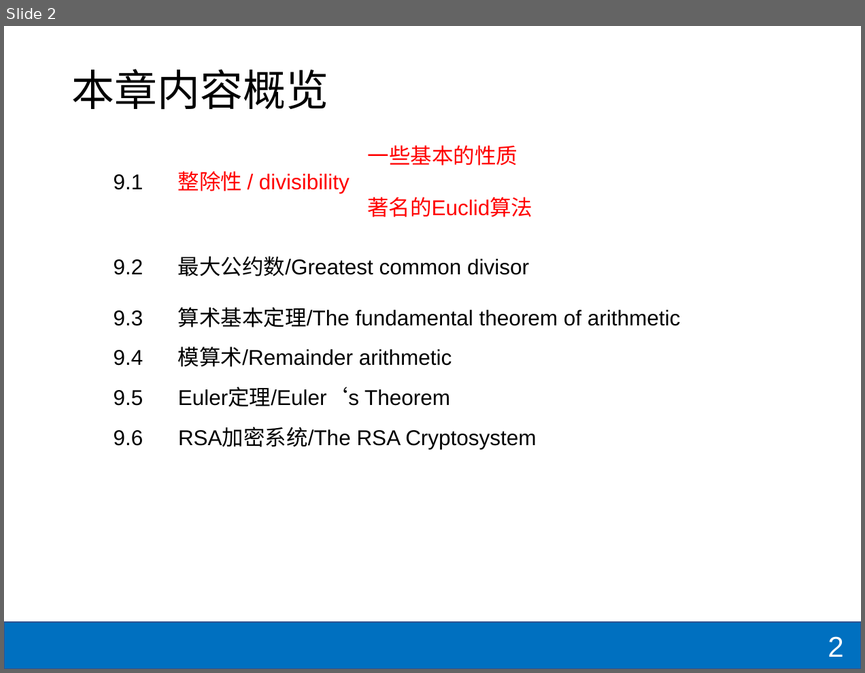
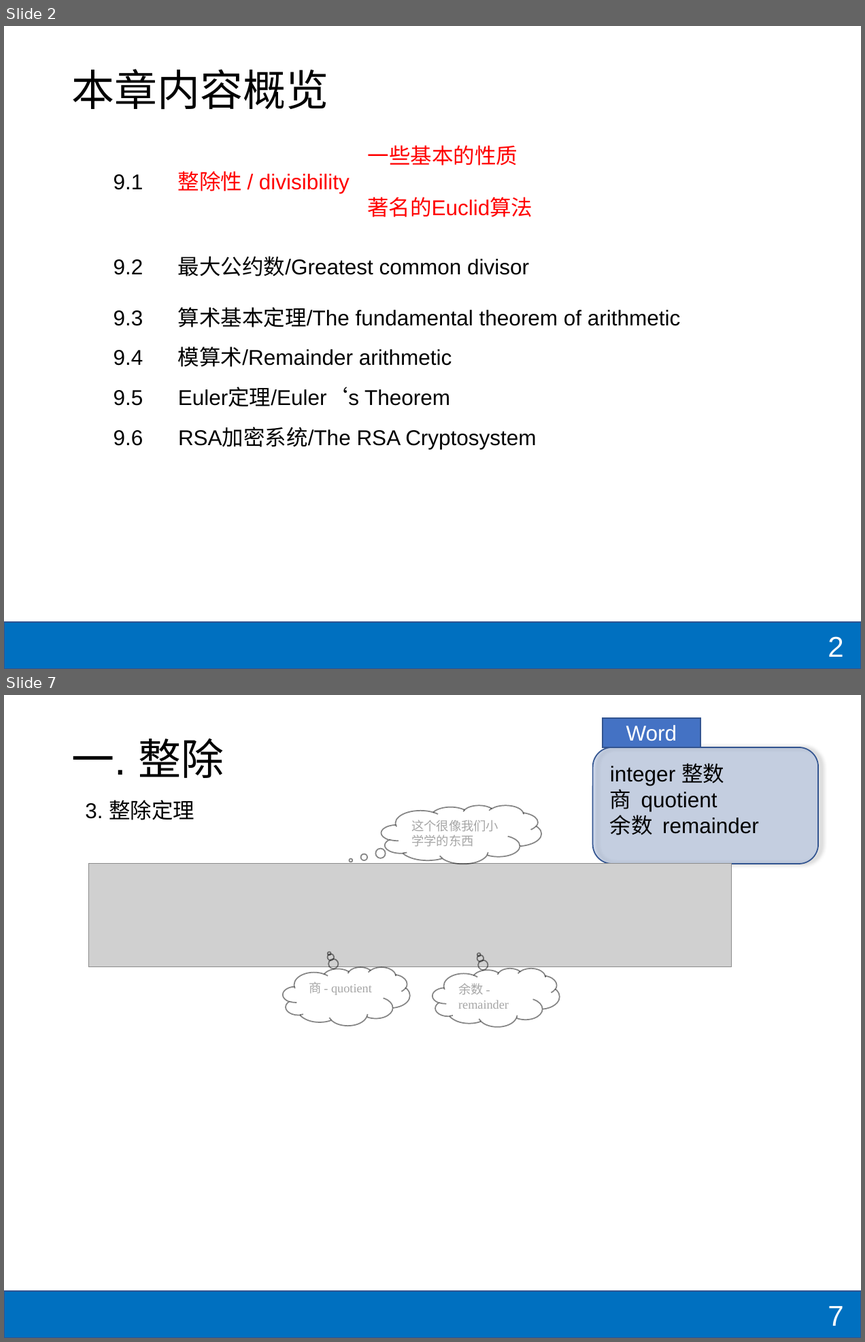
Before and after one commit to shzaiz/dx-public, a slide deck: notes/notes/mcs/9-number-theory/number.pptx. Shown one above the other, each under a label of ours: slide 2 before the commit, slides 2 and 7 after it; the slides between them are not shown. The pictures are 865x673 and 865x1342 pixels, drawn with LibreOffice and Linux fonts; fonts in the diff are those of the drawing; grey boxes stand for pictures. Boxes give left, top, right and bottom in pixels: in the first picture for what was removed or moved away, otherwise in the second. Text is boxed around its words. In the diff, an @@ line names an element or a change of style, - is before the commit and + after.

```diff
--- a/notes/notes/mcs/9-number-theory/number.pptx
+++ b/notes/notes/mcs/9-number-theory/number.pptx
@@ slide 7 added at <box>4,695,861,1338</box>, background #FFFFFF; not listed: 1 template element that a slide beside it also shows @@
@@ rectangle added at <box>602,718,700,747</box>, fill #4472C4, outline #325491 1 pt, 18 pt, text #FFFFFF @@
+Word
@@ title added at <box>71,739,224,778</box>, 36 pt, text #000000 @@
+一. 整除
@@ rounded rectangle added at <box>593,747,818,864</box>, fill #4472C4 at 22% opacity, outline #325491 1 pt @@
@@ text added at <box>610,763,759,835</box>, 18 pt, text #000000 @@
+integer 整数
+商 quotient
+余数 remainder
@@ text added at <box>85,800,194,820</box>, 18 pt, text #000000 @@
+3. 整除定理
@@ thought cloud added at <box>381,806,541,864</box>, outline #000000 1 pt, 10.5 pt, text #A6A6A6 @@
+这个很像我们小学学的东西
@@ picture added at <box>89,863,732,966</box> @@
@@ thought cloud added at <box>283,966,409,1025</box>, outline #000000 1 pt, 10.5 pt, text #A6A6A6 @@
+商 - quotient
@@ thought cloud added at <box>432,968,559,1027</box>, outline #000000 1 pt, 10.5 pt, text #A6A6A6 @@
+余数 - remainder
@@ page number added at <box>827,1306,843,1325</box>, 24 pt, text #FFFFFF @@
+7
```
Also in this commit, not shown: 6 other slides added, 12 other files.
